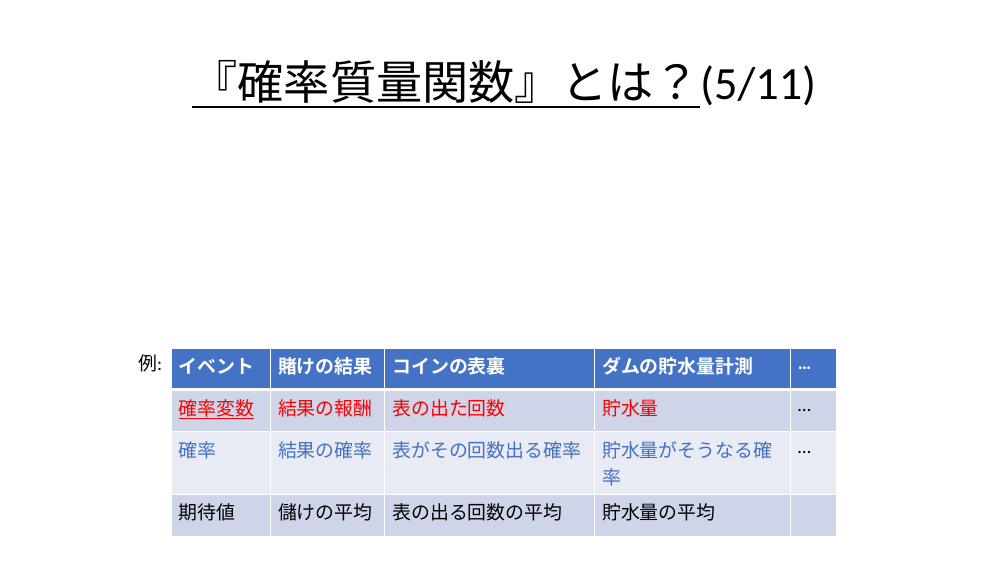
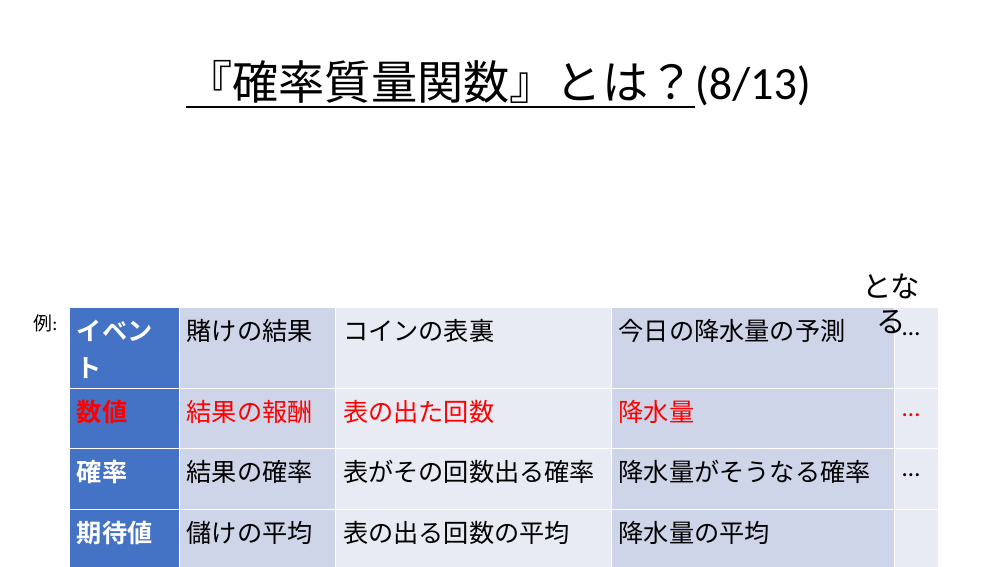
Before and after one commit to Ryo-KATAYAMA/Senior_Project, a slide deck: slide 40 of Chapter4_1.pptx (slide 35 before the commit). Drawn at 1008x567 pixels with LibreOffice and Linux fonts; fonts in the diff are those of the drawing; grey boxes stand for pictures. Boxes give left, top, right and bottom in pixels: in the first picture for what was removed or moved away, otherwise in the second. Text is boxed around its words. In the diff, an @@ line names an element or a change of style, - is before the commit and + after.

```diff
--- a/Chapter4_1.pptx
+++ b/Chapter4_1.pptx
@@ title at (x1=186, y1=60, x2=811, y2=108): text changed @@
-『確率質量関数』とは？(5/11)
+『確率質量関数』とは？(8/13)
@@ text added at (x1=862, y1=273, x2=920, y2=341), 28 pt, text #000000 @@
+となる
@@ text "例:" moved from (x1=138, y1=354, x2=162, y2=372) to (x1=33, y1=314, x2=57, y2=332) @@
@@ table at (x1=70, y1=308, x2=939, y2=549) @@
-row 1, column 4: ダムの貯水量計測
+row 1, column 4: 今日の降水量の予測
-row 2, column 1: 確率変数
+row 2, column 1: 数値
-row 2, column 4: 貯水量
+row 2, column 4: 降水量
-row 3, column 4: 貯水量がそうなる確率
+row 3, column 4: 降水量がそうなる確率
-row 4, column 4: 貯水量の平均
+row 4, column 4: 降水量の平均
@@ fill #4472C4 to #CFD5EA in 2 cells @@
@@ fill #4472C4 to #E9EBF5 in 2 cells @@
@@ fill #CFD5EA to #4472C4 in 2 cells @@
@@ fill #CFD5EA to #E9EBF5 in 4 cells @@
@@ fill #E9EBF5 to #4472C4 in row 3, column 1 @@
@@ fill #E9EBF5 to #CFD5EA in 2 cells @@
@@ size 18 to 24 pt in "イベント", "賭けの結果", "コインの表裏", "…" and 10 more places @@
@@ text colour #FFFFFF to #000000, bold off in "賭けの結果", "コインの表裏", "…" @@
@@ text colour #000000 to #FF0000 in "…" @@
@@ text colour #4472C4 to #FFFFFF in "確率" @@
@@ bold on in "確率", "期待値" @@
@@ text colour #4472C4 to #000000 in "結果の確率", "表がその回数出る確率" @@
@@ text colour #000000 to #FFFFFF in "期待値" @@
@@ borders changed @@
@@ table resized from (x1=171, y1=348, x2=838, y2=525) to (x1=70, y1=308, x2=939, y2=549) @@
```
Also in this commit, not shown: 56 other slides changed, 22 slides added, 4 slides removed.
